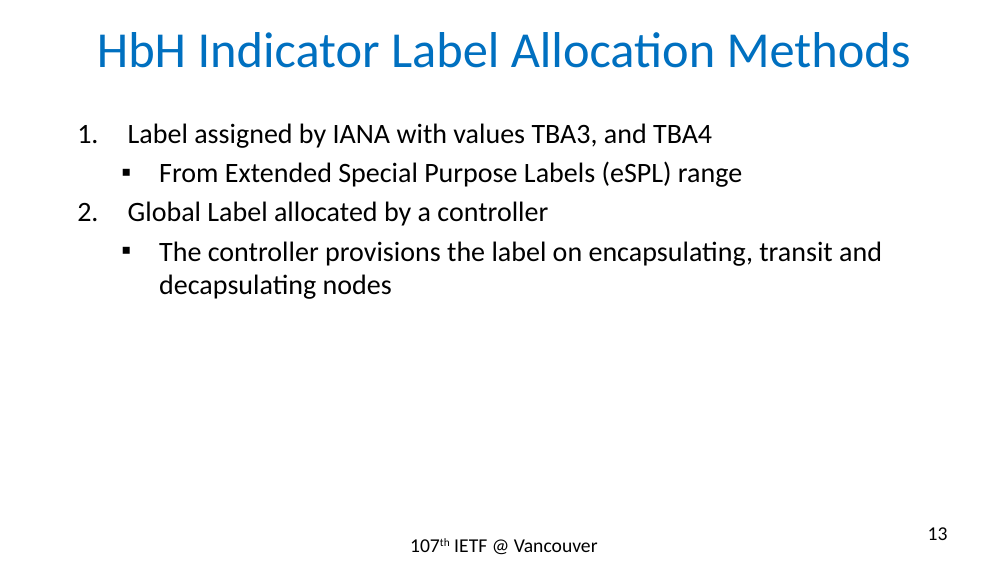
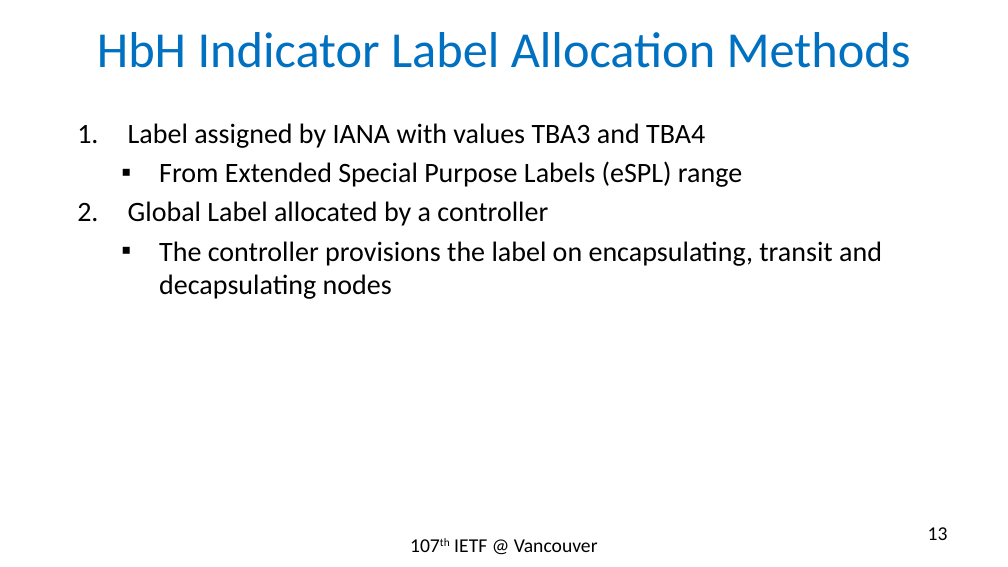
Before and after one commit to rakgandhi/ietf-slides, a slide deck: slide 13 of draft-gandhi-mpls-ioam-sr-01.pptx. Drawn at 1008x567 pixels with LibreOffice and Linux fonts; fonts in the diff are those of the drawing. Boxes give left, top, right and bottom in pixels: in the first picture for what was removed or moved away, otherwise in the second. Text is boxed around its words. In the diff, an @@ line names an element or a change of style, - is before the commit and + after.

```diff
--- a/draft-gandhi-mpls-ioam-sr-01.pptx
+++ b/draft-gandhi-mpls-ioam-sr-01.pptx
@@ text at [128,123,705,148]: text changed @@
-1. Label assigned by IANA with values TBA3, and TBA4
+1. Label assigned by IANA with values TBA3 and TBA4
```
Also in this commit, not shown: 1 other slide changed.
